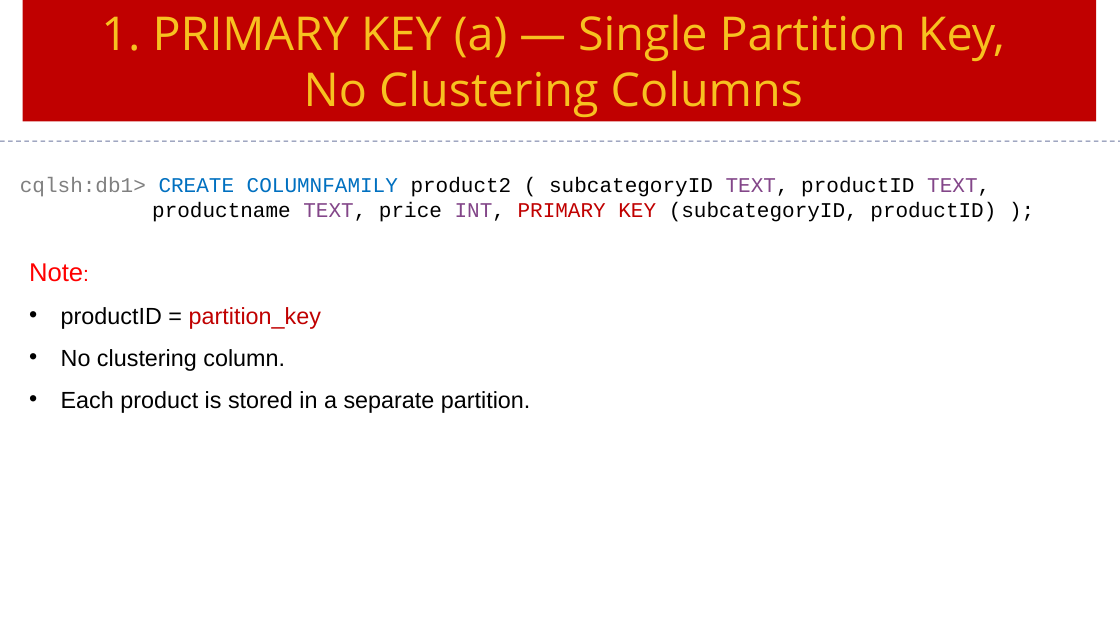
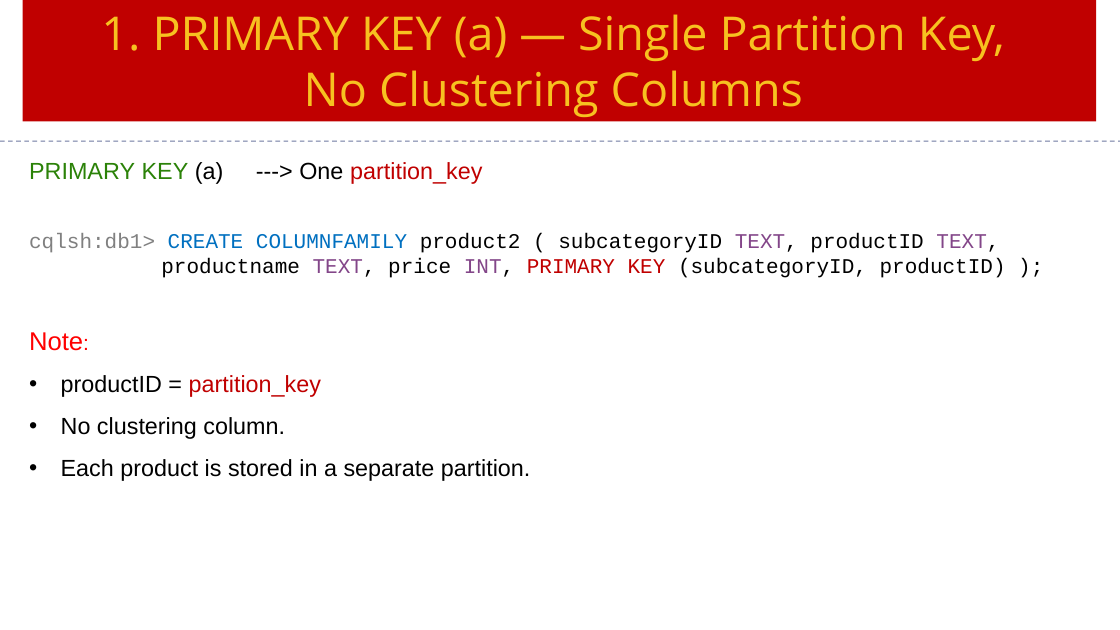
Before and after one commit to Saleel-Bagde/PPT-s, a slide deck: slide 19 of Cassandra Ver3.pptx. Drawn at 1120x630 pixels with LibreOffice and Linux fonts; fonts in the diff are those of the drawing. Boxes give left, top, right and bottom in pixels: in the first picture for what was removed or moved away, otherwise in the second. Text is boxed around its words. In the diff, an @@ line names an element or a change of style, - is before the commit and + after.

```diff
--- a/Cassandra Ver3.pptx
+++ b/Cassandra Ver3.pptx
@@ text added at [29, 162, 482, 184], 20 pt, text #C00000 @@
+PRIMARY KEY (a) ---> One partition_key
@@ text "cqlsh:db1> CREATE COLUMNFAMILY product2 ( ...": place and size @@
-text "cqlsh:db1> CREATE COLUMNFAMILY product2 ( ..." at [20, 177, 996, 222]
+text "cqlsh:db1> CREATE COLUMNFAMILY product2 ( ..." at [29, 233, 1006, 278]
@@ text "Note:": place and size @@
-text "Note:" at [29, 263, 530, 413]
+text "Note:" at [29, 332, 530, 481]
```
Also in this commit, not shown: 4 other slides changed.
